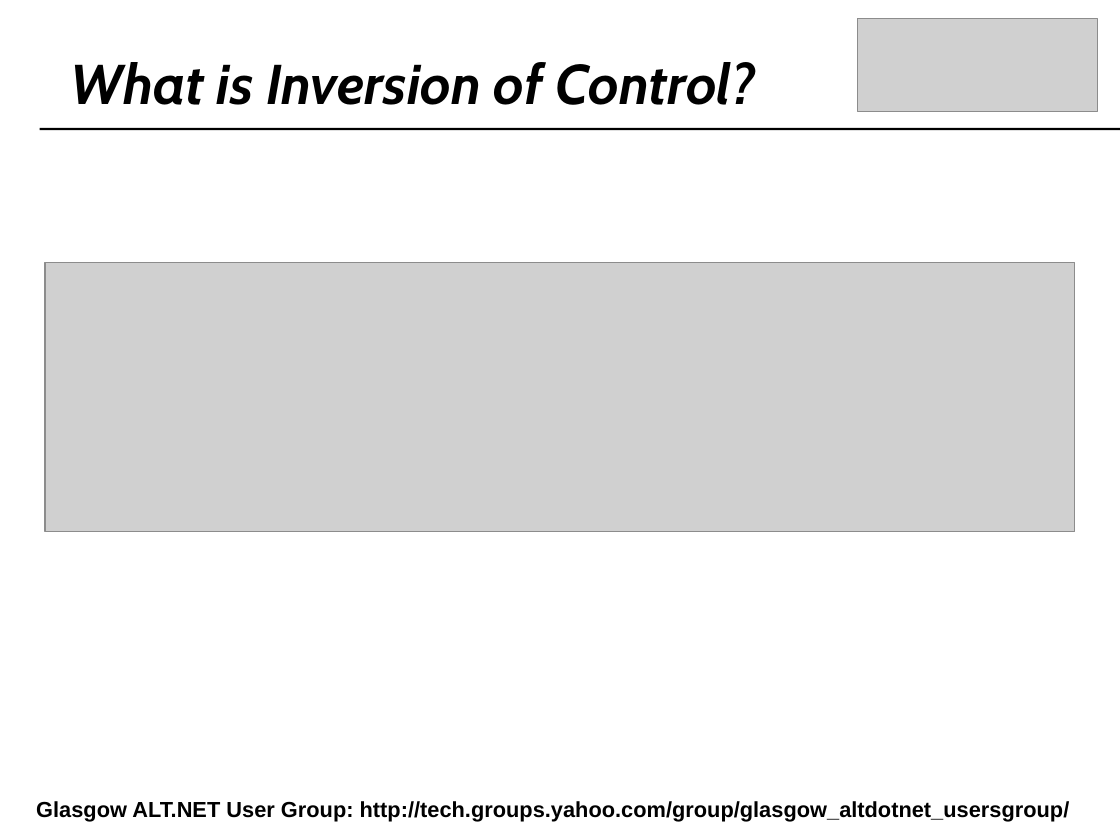
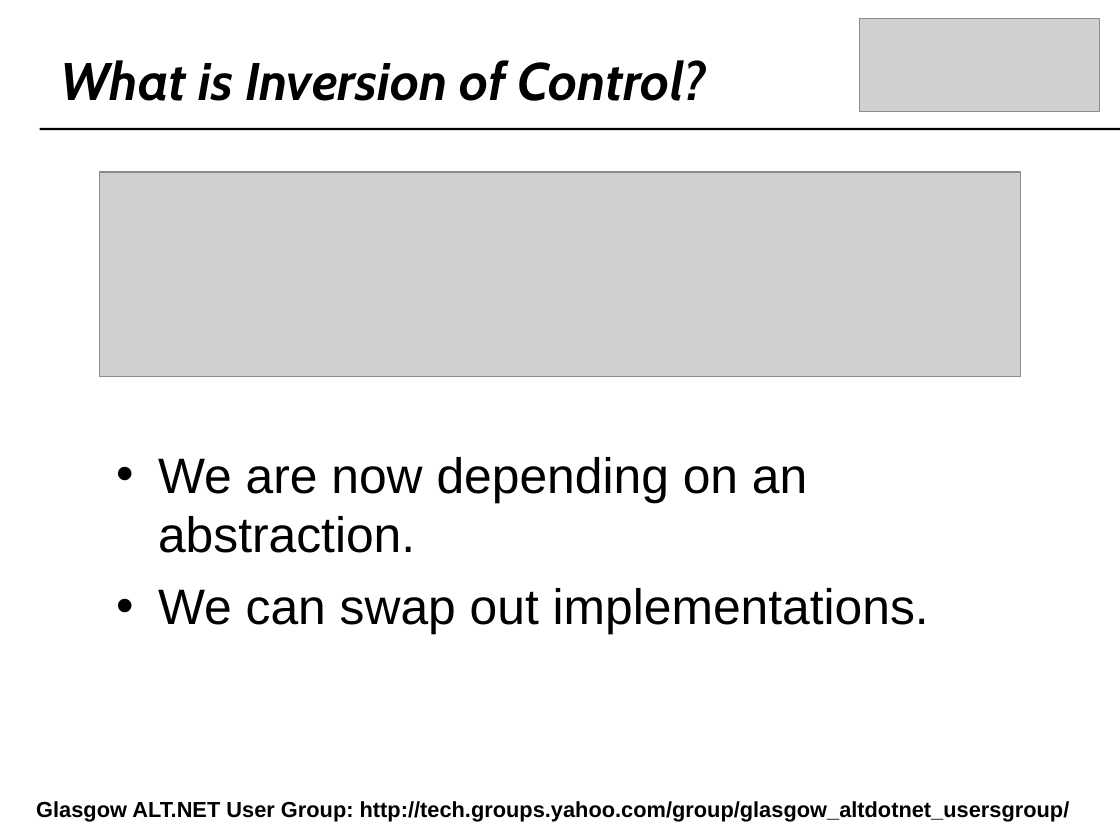
Before and after one commit to craignicol/scotaltdotnet, a slide deck: slide 17 of belfast/IOC-TDD-And Testability.ppt. Drawn at 1120x840 pixels with LibreOffice and Linux fonts; fonts in the diff are those of the drawing; grey boxes stand for pictures; background and template pictures are left out. Boxes give left, top, right and bottom in pixels: in the first picture for what was removed or moved away, otherwise in the second. Text is boxed around its words. In the diff, an @@ line names an element or a change of style, - is before the commit and + after.

```diff
--- a/belfast/IOC-TDD-And Testability.ppt
+++ b/belfast/IOC-TDD-And Testability.ppt
@@ text "What is Inversion of Control?": place and size @@
-text "What is Inversion of Control?" at [71, 62, 756, 105]
+text "What is Inversion of Control?" at [61, 60, 707, 101]
@@ text "What is Inversion of Control?" at [61, 60, 707, 101]: size 36 to 34 pt @@
@@ picture: place and size @@
-picture at [45, 262, 1074, 532]
+picture at [100, 172, 1021, 376]
@@ text added at [158, 457, 929, 635], 32 pt, text #000000 @@
+• We are now depending on an abstraction.
+• We can swap out implementations.
```
Also in this commit, not shown: 8 other slides changed, 3 slides added, 4 slides removed, 3 other files.
